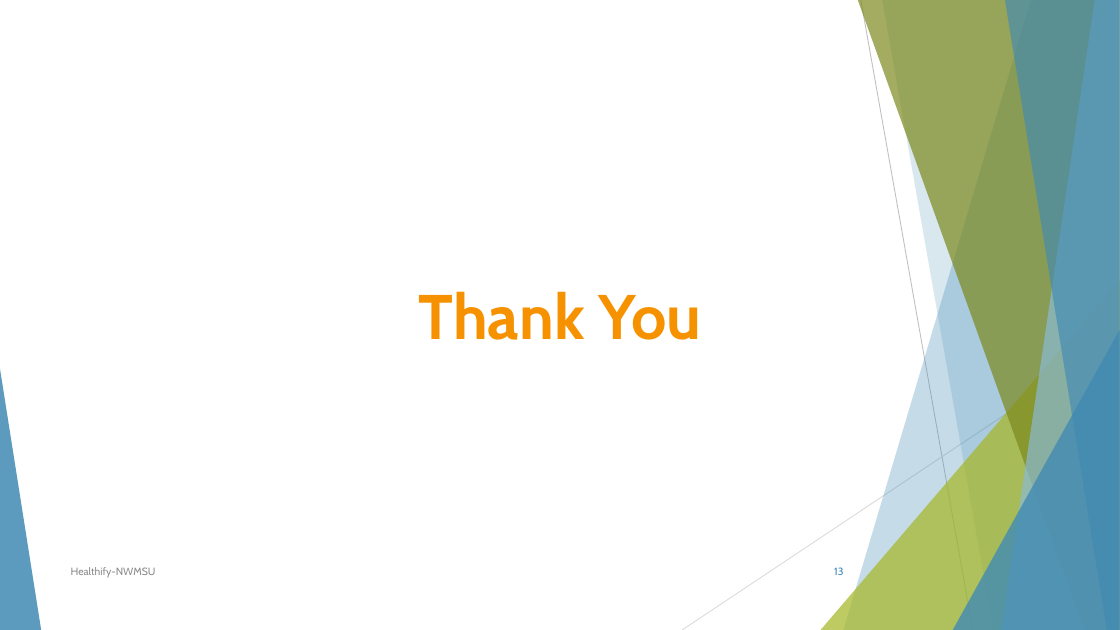
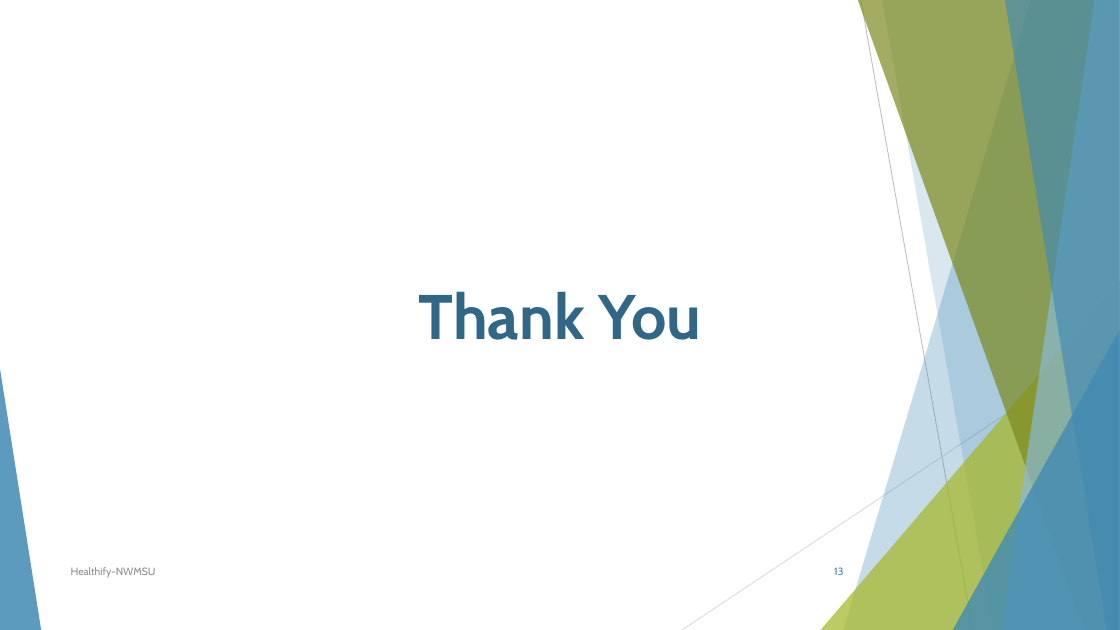
Before and after one commit to sowmyathogiti/Healthify, a slide deck: slide 13 of Healthify-NWMSU.pptx. Drawn at 1120x630 pixels with LibreOffice and Linux fonts; fonts in the diff are those of the drawing. Boxes give left, top, right and bottom in pixels: in the first picture for what was removed or moved away, otherwise in the second. Text is boxed around its words. In the diff, an @@ line names an element or a change of style, - is before the commit and + after.

Commit message:
Updated ppt

```diff
--- a/Healthify-NWMSU.pptx
+++ b/Healthify-NWMSU.pptx
@@ text "Thank You" at (419, 291, 702, 340): text colour #F69200 to #316886 @@
```
